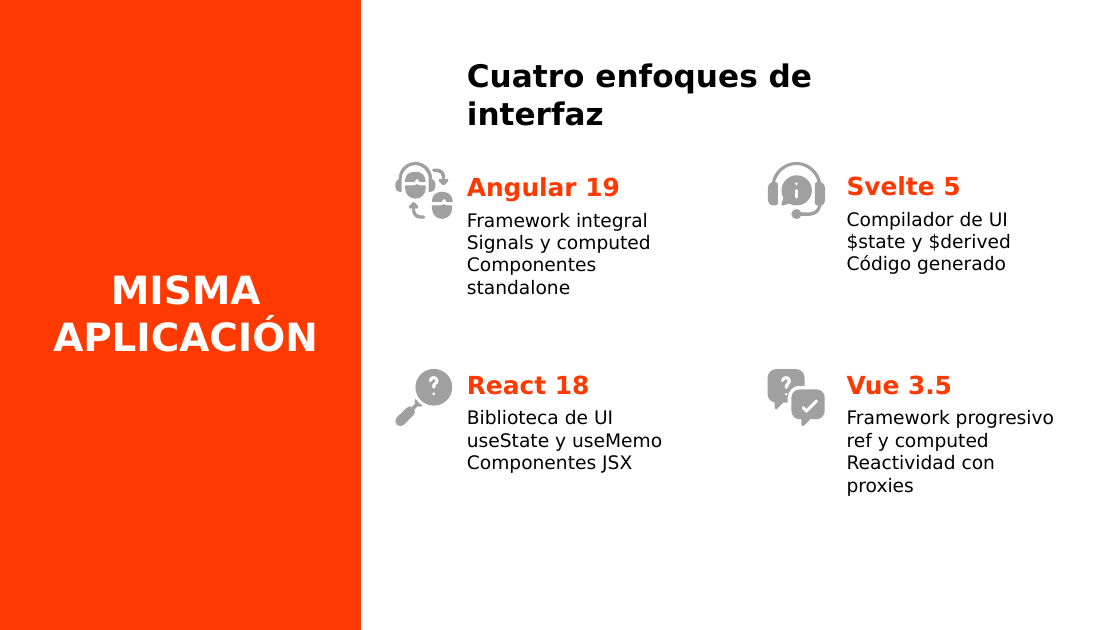
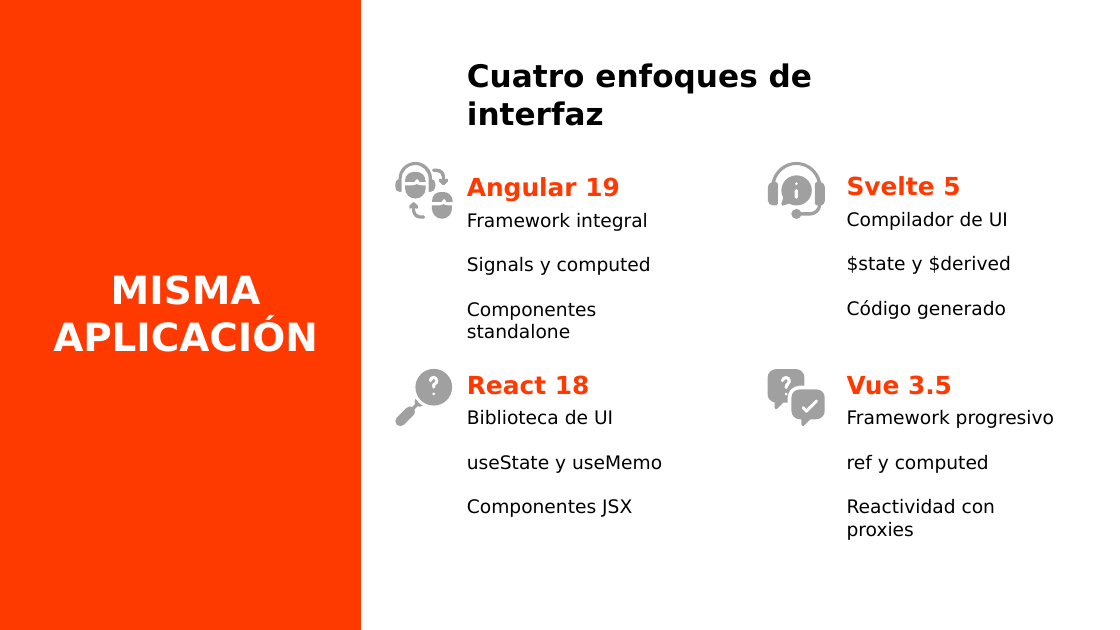
Before and after one commit to angelloaroni/ArquiSoftIndividual, a slide deck: slide 3 of presentacion/Comparativa_Frontend_InventoryPro.pptx. Drawn at 1120x630 pixels with LibreOffice and Linux fonts; fonts in the diff are those of the drawing; background and template pictures are left out. Boxes give left, top, right and bottom in pixels: in the first picture for what was removed or moved away, otherwise in the second. Text is boxed around its words. In the diff, an @@ line names an element or a change of style, - is before the commit and + after.

```diff
--- a/presentacion/Comparativa_Frontend_InventoryPro.pptx
+++ b/presentacion/Comparativa_Frontend_InventoryPro.pptx
@@ more space between paragraphs in 4 elements at box(467, 410, 662, 517), box(847, 410, 1054, 540), box(467, 212, 651, 339), box(847, 211, 1011, 319) @@
```
Also in this commit, not shown: 4 other slides changed, 2 other files.
